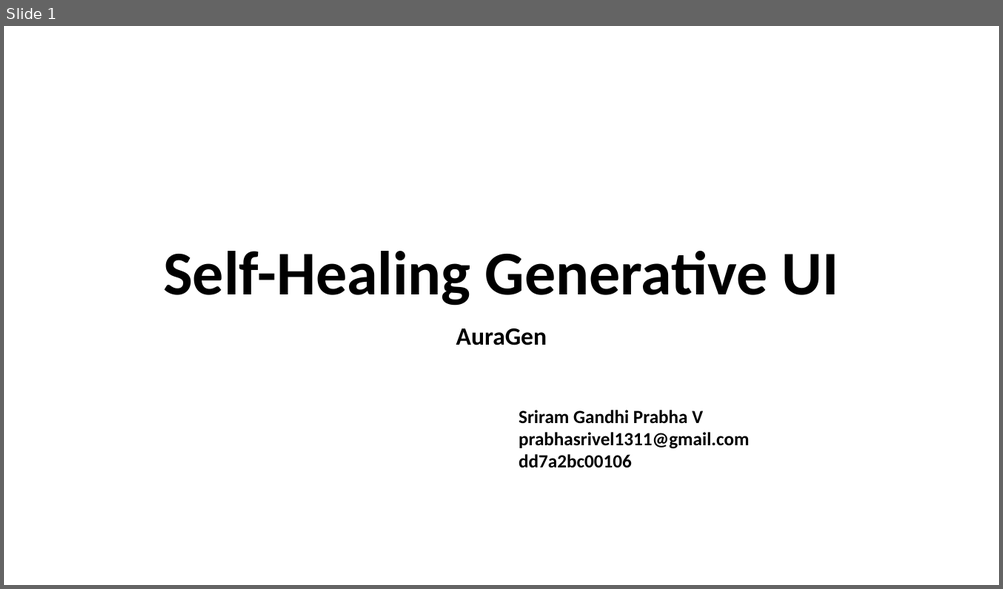
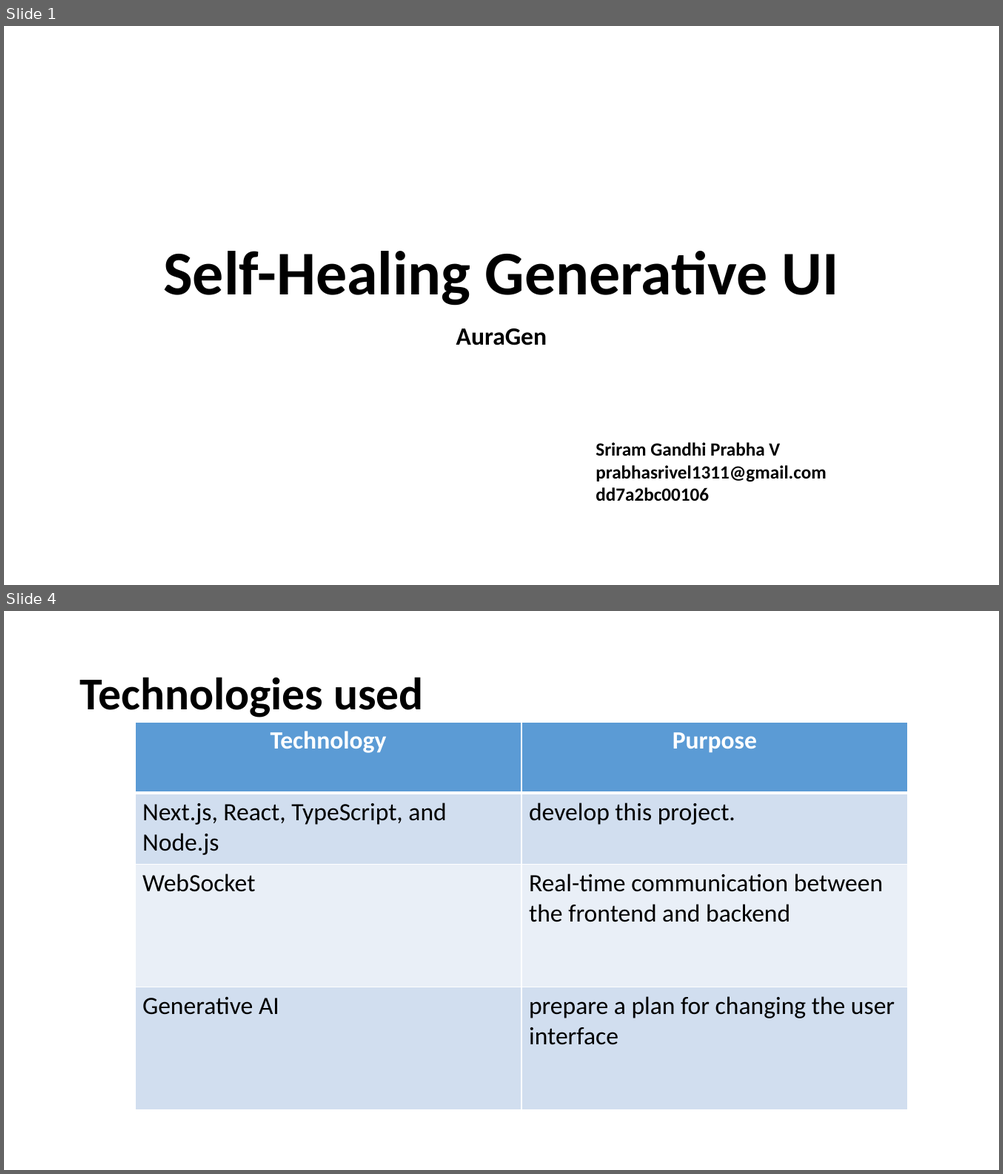
Before and after one commit to PrabhaVeluchamy/auragen-self-healing-generative-ui, a slide deck: REVIEW PART.pptx. Shown one above the other, each under a label of ours: slide 1 before the commit, slides 1 and 4 after it; the slides between them are not shown. The pictures are 1003x589 and 1003x1174 pixels, drawn with LibreOffice and Linux fonts; fonts in the diff are those of the drawing. Boxes give left, top, right and bottom in pixels: in the first picture for what was removed or moved away, otherwise in the second. Text is boxed around its words. In the diff, an @@ line names an element or a change of style, - is before the commit and + after.

```diff
--- a/REVIEW PART.pptx
+++ b/REVIEW PART.pptx
@@ slide 4 added at bbox=[4, 611, 999, 1170], background #FFFFFF @@
@@ title added at bbox=[79, 677, 424, 718], 44 pt, text #000000, bold @@
+Technologies used
@@ table added at bbox=[135, 722, 908, 1111], 4 rows, 2 columns @@
+Technology | Purpose
+Next.js, React, TypeScript, and Node.js | develop this project.
+WebSocket | Real-time communication between the frontend and backend
+Generative AI | prepare a plan for changing the user interface
@@ slide 1 changed as well @@
@@ text "Sriram Gandhi Prabha V": place and size @@
-text "Sriram Gandhi Prabha V" at bbox=[518, 410, 748, 469]
+text "Sriram Gandhi Prabha V" at bbox=[595, 443, 825, 502]
```
Also in this commit, not shown: 4 other slides changed, 3 other slides added, 1 slide removed.
